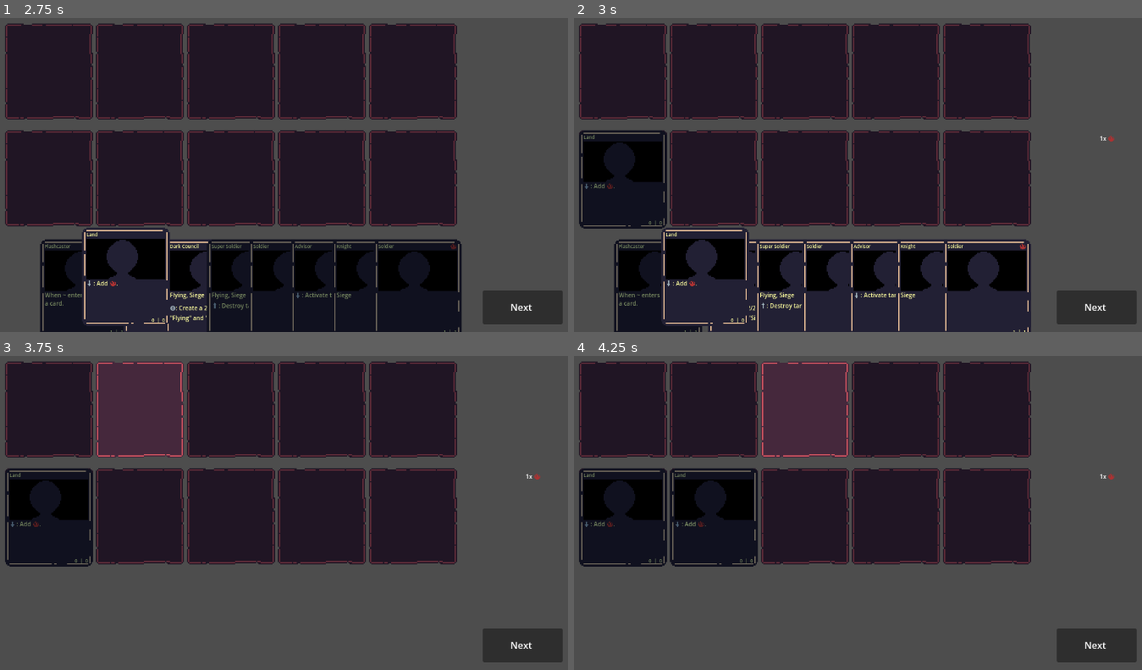
Above: before the commit, frames 1-4 (two rows, left to right).
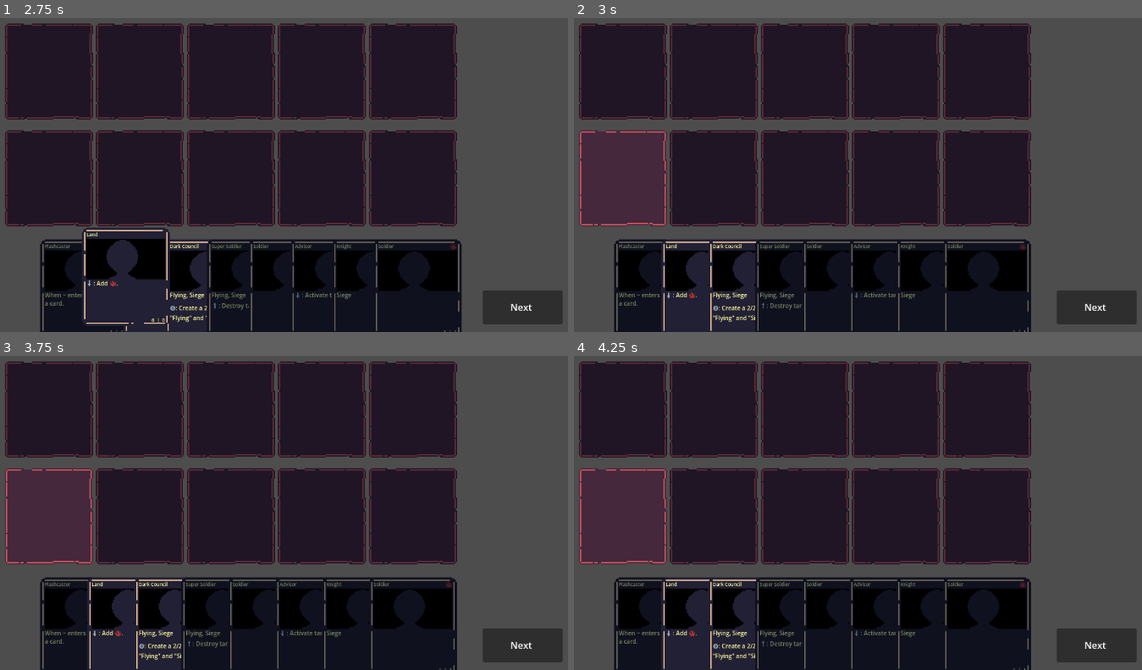
Above: after the commit, the same moments.

Repository: SvenDH/grammar-card-game
Game: Godot game, scene res://world.tscn
Same seed, same stepped clock (60 frames per second), same inputs: the game is played once before the commit and once after it.
Inputs (mouse positions are in pixels of both pictures, inside the frame that each line leads up to):
- Up to frame 1 (2.75 s): click "Next" at 0.5 s; click "Next" at 1.25 s; click "Next" at 2 s
- Up to frame 2 (3 s): tap Enter (ui_accept) at 2.75 s; move the mouse to (625, 178) at 2.77 s; hold Enter (ui_accept) from 2.78 s (still down); click (625, 178) at 2.92 s
- Up to frame 3 (3.75 s): move the mouse to (56, 475) at 3.52 s; release Enter (ui_accept) at 3.53 s; tap Enter (ui_accept) at 3.6 s; click (56, 475) at 3.67 s
- Up to frame 4 (4.25 s): tap Enter (ui_accept) at 3.77, 4.07 s

Frame 1 is identical in both runs. In frame 2, 8.0% of the frame differs, in the area x 0-96%, y 35-100%; in frame 3, 30%; in frame 4, 32%, in the area x 0-96%, y 1-100%.
Error before the commit: Invalid assignment of property or key 'ability' with value of type 'Resource (Card)' on a base object of type 'Control (Ability)'. (res://CardInstance.gd:132)
Error after the commit: Invalid assignment of property or key 'ability' with value of type 'Resource (Card)' on a base object of type 'Control (Ability)'. (res://CardInstance.gd:142)

Commit message:
Visible stack, power/health and damage

Diff:
--- a/project/CardBot.gd
+++ b/project/CardBot.gd
@@ -10,7 +10,7 @@
 	if current_actions == null:
 		current_actions = {}
 
-func choose(command: String, choices := []):
+func choose(command: String, choices := [], n := 1):
 	var index = current_actions.get(command, []).pop_front()
 	if index == null: index = -1
 	if command == "action":
--- a/project/CardGame.gd
+++ b/project/CardGame.gd
@@ -54,6 +54,16 @@
 		else:
 			player.turnsafterthis -= 1
 
+func get_opponents(player: CardPlayer) -> Array:
+	# TODO: use teams
+	for p in players:
+		if p != player:
+			return [p]
+	return []
+
+func get_field(player: CardPlayer, index: int):
+	return player.board.get_card(index)
+
 func do_turn(player: CardPlayer):
 	reaction = false
 	current_player = player
@@ -87,8 +97,9 @@
 				while not done:
 					var choices = player.get_playable_cards()
 					done = await player.choose("action", choices)
-			var other_ability = stack.pop()
+			var other_ability = stack.index(-1)
 			if other_ability:
+				stack.remove(other_ability)
 				await other_ability.resolve()
 
 		reaction = false
@@ -96,19 +107,27 @@
 		await new_ability.resolve()
 
 func pick(ability: Ability, obj, place = null):
-	var n = obj.targets(ability)
-	if n > 0:
-		var player: CardPlayer = priority
-		for _i in n:
+	if obj:
+		var n = obj.targets(ability)
+		if n > 0:
+			for _i in n:
+				var found = query(ability, obj, place)
+				if len(found) == 0:
+					return ability.targets
+				var choice = await priority.choose("target", found)
+				if choice == null:
+					return null
+				ability.targets.append(choice)
+			return ability.targets
+	else:
+		while true:
 			var found = query(ability, obj, place)
 			if len(found) == 0:
 				return ability.targets
-			var choice = await player.choose("target", found)
+			var choice = await priority.choose("target", found)
 			if choice == null:
 				return null
 			ability.targets.append(choice)
-		return ability.targets
-
 	return query(ability, obj, place)
 
 func query(ability: Ability, obj, place = null, n: int = -1) -> Array:
--- a/project/CardInstance.gd
+++ b/project/CardInstance.gd
@@ -13,6 +13,7 @@
 var player_owner
 var controller
 var status: Array[CardStatus] = []
+var triggers: Array[Ability] = []
 var activated: bool = true
 var attacking: bool = false
 var blocking: bool = false
@@ -20,7 +21,6 @@
 var location: ZoneMatch.ZoneEnum = ZoneMatch.ZoneEnum.deck
 var field_index: int = -1
 var highlighted := false
-var selected := false
 var can_focus := false
 var types: get = _get_types
 var power: get = _get_power, set = _set_power
@@ -32,6 +32,7 @@
 var color: get = _get_color
 
 @onready var panel = $Panel
+@onready var outline = $Outline
 @onready var picture = $Panel/Margin/Parts/Picture
 @onready var ability_text = $Panel/Margin/Parts/Scroll/Abilities
 @onready var name_label = $Panel/Margin/Parts/Header/Name
@@ -93,7 +94,24 @@
 func add_status(new_status: CardStatus):
 	# TODO: subscribe for 'until' condition check
 	status.append(new_status)
-	new_status.apply(self)
+	await new_status.apply(self)
+	await _check_dead()
+
+func attack():
+	assert(location == ZoneMatch.ZoneEnum.board and field_index != -1)
+	var opponents = game.get_opponents(controller)
+	# TODO: choose opponentn is there are multiple
+	assert(len(opponents) > 0)
+	# TODO: choose field if card has reach
+	var card = game.get_field(opponents[0], field_index)
+	if card:
+		await card.damage(power)
+	else:
+		await opponents[0].damage(power)
+
+func damage(amount: int):
+	health -= amount
+	await _check_dead()
 
 func play() -> bool:
 	# Check if playable
@@ -103,6 +121,7 @@
 		return false
 	await player.remove(self)
 	await player.place(self, ZoneMatch.ZoneEnum.board, to_index)
+	await _check_dead()
 	return true
 
 func cast() -> bool:
@@ -116,16 +135,7 @@
 
 	await player.remove(self)
 	location = ZoneMatch.ZoneEnum.stack
-
-	var ctx = {
-		'game': game,
-		'self': self,
-		'controller': player,
-		'ability': card,
-		'targets': []
-	}
 	var ability = Ability.new()
-	ability.ctx = ctx
 	ability.game = game
 	ability.source = self
 	ability.controller = player
@@ -138,37 +148,26 @@
 
 func resolve(ability: Ability, player: CardPlayer, _card: CardInstance, to_index: int):
 	assert(ability.source == self)
-	var ctx = {
-		'game': game,
-		'self': self,
-		'controller': player
-	}
 	await player.remove(self)
 	for a in triggered_abilities:
-		ctx.ability = a
-		ctx.targets = []
-		await a.activate(ctx)
+		triggers.append(await a.activate(player, self))
+
 	await player.place(self, ZoneMatch.ZoneEnum.board, to_index)
+	await _check_dead()
 
 func activate_ability(ability):
 	if not ability.can_activate(self):
 		return false
 
 	var player = game.priority
-	var ctx = {
-		'game': game,
-		'self': self,
-		'controller': player,
-		'ability': ability,
-		'targets': []
-	}
 	await player.pay_costs(self, ability.costs)
-	await ability.activate(ctx)
+	await ability.activate(player, self)
 
 func reset():
 	power = card.power
 	health = card.health
 	status = []
+	triggers = []
 	activated = true
 	attacking = false
 	blocking = false
@@ -291,25 +290,38 @@
 	return colors
 
 func _input(event):
-	if highlighted and selected and event.is_action_pressed("ui_accept"):
+	if highlighted and has_focus() and event.is_action_pressed("ui_accept"):
 		click.emit()
 
+func select():
+	outline.show()
+
+func deselect():
+	outline.hide()
+
+func _check_dead():
+	if location == ZoneMatch.ZoneEnum.board and health <= 0:
+		await controller.remove(self)
+		await player_owner.place(self, ZoneMatch.ZoneEnum.pile)
+		await on_destroy()
+
 func _on_focus_entered():
-	selected = true
 	z_index = 1
 	var container = get_parent()
 	if container.can_focus:
 		if container is VBoxContainer:
 			panel.position.x = 20
+			outline.position.x = 20
 		elif container is HBoxContainer:
 			panel.position.y = -20
+			outline.position.y = -20
 
 func _on_focus_exited():
-	selected = false
 	z_index = 0
 	var container = get_parent()
 	if container.can_focus:
 		panel.position = Vector2.ZERO
+		outline.position = Vector2.ZERO
 
 func _on_panel_mouse_entered():
 	grab_focus()
--- a/project/CardInstance.tscn
+++ b/project/CardInstance.tscn
@@ -1,9 +1,24 @@
-[gd_scene load_steps=5 format=3 uid="uid://cnakiw5fb25w4"]
+[gd_scene load_steps=7 format=3 uid="uid://cnakiw5fb25w4"]
 
 [ext_resource type="Script" path="res://CardInstance.gd" id="1_oy88a"]
 [ext_resource type="Theme" uid="uid://b21veaaftvef5" path="res://cardstyle.tres" id="2_4bgkv"]
 [ext_resource type="Script" path="res://CardText.gd" id="3_2h7og"]
 [ext_resource type="Texture2D" uid="uid://dpqbawr5d5r0u" path="res://textures/avatar.png" id="4_4pevt"]
+
+[sub_resource type="StyleBoxFlat" id="StyleBoxFlat_iw4ul"]
+bg_color = Color(0.894118, 0.207843, 0.278431, 1)
+border_width_left = 2
+border_width_top = 2
+border_width_right = 2
+border_width_bottom = 2
+border_color = Color(0.8, 0.258824, 0.294118, 1)
+corner_radius_top_left = 10
+corner_radius_top_right = 10
+corner_radius_bottom_right = 10
+corner_radius_bottom_left = 10
+
+[sub_resource type="Theme" id="Theme_t4tpt"]
+PanelContainer/styles/panel = SubResource("StyleBoxFlat_iw4ul")
 
 [node name="CardInstance" type="Control"]
 custom_minimum_size = Vector2(150, 164)
@@ -14,6 +29,15 @@
 focus_mode = 2
 mouse_filter = 1
 script = ExtResource("1_oy88a")
+
+[node name="Outline" type="PanelContainer" parent="."]
+visible = false
+layout_mode = 0
+offset_left = -1.0
+offset_top = -1.0
+offset_right = 151.0
+offset_bottom = 169.0
+theme = SubResource("Theme_t4tpt")
 
 [node name="Panel" type="PanelContainer" parent="."]
 texture_filter = 1
--- a/project/CardPile.gd
+++ b/project/CardPile.gd
@@ -30,6 +30,11 @@
 	add_child(card)
 	move_child(card, index)
 	_add_card(card)
+
+func index(i: int):
+	if i >= get_child_count():
+		return null
+	return get_child(i)
 
 func pop():
 	var num = get_child_count()
--- a/project/CardPlayer.gd
+++ b/project/CardPlayer.gd
@@ -54,11 +54,11 @@
 			board_cards.append(card)
 	return castable_cards + board_cards
 
-func choose(command: String, choices := []):
+func choose(command: String, choices := [], n := 1):
 	if command == "action":
 		return true
 	# Overwrite with something smarter/ controlled by the player
-	return choices[len(choices)-1]
+	return choices.slice(len(choices)-n-1, len(choices)-1)
 
 func pick_free_field(card) -> int:
 	var fields = board.free_fields(card)
--- a/project/CardPlayer.tscn
+++ b/project/CardPlayer.tscn
@@ -61,6 +61,28 @@
 grow_horizontal = 2
 grow_vertical = 2
 text = "Next"
+
+[node name="SubmitButton" type="Button" parent="."]
+visible = false
+layout_mode = 0
+offset_left = 1004.0
+offset_top = 577.0
+offset_right = 1140.0
+offset_bottom = 635.0
+focus_neighbor_left = NodePath("../Control2/Hand")
+
+[node name="Label" type="Label" parent="SubmitButton"]
+layout_mode = 1
+anchors_preset = 15
+anchor_right = 1.0
+anchor_bottom = 1.0
+offset_left = 47.0
+offset_top = 17.0
+offset_right = -49.0
+offset_bottom = -15.0
+grow_horizontal = 2
+grow_vertical = 2
+text = "Submit"
 
 [node name="Control" type="Control" parent="."]
 anchors_preset = 0
@@ -136,6 +158,7 @@
 theme_override_constants/separation = 2
 
 [connection signal="pressed" from="PassButton" to="." method="_on_pass_button_pressed"]
+[connection signal="pressed" from="SubmitButton" to="." method="_on_submit_button_pressed"]
 [connection signal="click" from="Control/Board" to="." method="_on_board_click"]
 [connection signal="click" from="Control2/Hand" to="." method="_on_hand_click"]
 [connection signal="click" from="Control4/AbilityMenu" to="." method="_on_ability_menu_click"]
--- a/project/HumanPlayer.gd
+++ b/project/HumanPlayer.gd
@@ -3,12 +3,14 @@
 signal action_done(param)
 
 @onready var pass_button := $PassButton
+@onready var submit_button := $SubmitButton
 @onready var essence_pool := $Control3/EssencePool
 @onready var ability_menu := $Control4/AbilityMenu
 
-func choose(command: String, choices := []):
+func choose(command: String, choices := [], n := 1):
 	get_viewport().set_input_as_handled()
 	pass_button.hide()
+	submit_button.hide()
 	ability_menu.hide()
 	print(command)
 	if command == "action":
@@ -58,11 +60,29 @@
 
 	elif command == "discard":
 		board.reset()
-		hand.highlight(choices)
 		hand.show()
-		pass_button.hide()
-		var card = await action_done
-		return card
+		var selected := []
+		print(n)
+		while true:
+			if len(selected) == n:
+				submit_button.show()
+				hand.highlight(selected)
+				var card = await action_done
+				if card is String and card == "submit":
+					print(card)
+					return selected
+				selected.erase(card)
+				card.deselect()
+			else:
+				submit_button.hide()
+				hand.highlight(choices)
+				var card = await action_done
+				if card in selected:
+					selected.erase(card)
+					card.deselect()
+				else:
+					selected.append(card)
+					card.select()
 
 	elif command == "field":
 		hand.hide()
@@ -120,6 +140,9 @@
 func _on_pass_button_pressed():
 	action_done.emit("pass")
 
+func _on_submit_button_pressed():
+	action_done.emit("submit")
+
 func _on_hand_click(card: CardInstance):
 	action_done.emit(card)
 
--- /dev/null
+++ b/project/effects/DealsAbility.gd
@@ -0,0 +1,22 @@
+extends BaseEffect
+
+@export var amount: int
+@export var recipients: Array
+@export var spread: bool
+
+func activate(ability: Ability):
+	var results = []
+	for recipient in recipients:
+		var res
+		if recipient == Match.Reference.anytarget:
+			res = await ability.game.pick(ability, null, ZoneMatch.ZoneEnum.board)
+		else:
+			res = await ability.game.pick(ability, recipient, ZoneMatch.ZoneEnum.board)
+		if res == null:
+			return null
+		for d in res:
+			results.append([d, getnumber(amount, ability)])
+	return results
+
+func resolve(_ability: Ability, obj, amount: int):
+	obj.damage(amount)
--- a/project/effects/DiscardEffect.gd
+++ b/project/effects/DiscardEffect.gd
@@ -10,21 +10,20 @@
 	return objects.has_target()
 
 func activate(ability: Ability):
-	return [[getnumber(number, ability), objects]]
+	return [[getnumber(number, ability)]]
 
-func resolve(ability: Ability, player: CardPlayer, n: int = 1, query_match = null):
+func resolve(ability: Ability, player: CardPlayer, n: int = 1):
 	await player.game.trigger(player.game.discarded, [player, n])
-	for _i in n:
-		if not player.hand.cards():
-			return
+	if not player.hand.cards():
+		return
 
-		var choices
-		if query_match:
-			choices = player.query(ability, query_match, ZoneMatch.ZoneEnum.hand)
-		else:
-			choices = player.hand.cards()
-		if choices:
-			var card = await player.choose("discard", choices)
+	var choices
+	if objects:
+		choices = player.query(ability, objects, ZoneMatch.ZoneEnum.hand)
+	else:
+		choices = player.hand.cards()
+	if choices:
+		for card in await player.choose("discard", choices, n):
 			await player.remove(card)
 			await player.place(card, ZoneMatch.ZoneEnum.pile)
 			await card.on_discard()
--- a/project/ir/ActivatedAbility.gd
+++ b/project/ir/ActivatedAbility.gd
@@ -9,8 +9,8 @@
 		return false
 	return effect.is_essence_ability()
 
-func targets(ctx: Dictionary) -> int:
-	return effect.targets(ctx)
+func targets(ability: Ability) -> int:
+	return effect.targets(ability)
 
 func has_target() -> bool:
 	return effect.has_target()
@@ -23,11 +23,11 @@
 	var controller = card.controller
 	return controller.can_pay(card, costs)
 
-func activate(ctx: Dictionary):
+func activate(player, card):
 	var ability = Ability.new()
-	ability.ctx = ctx
-	ability.game = ctx.game
-	ability.source = ctx.self
-	ability.controller = ctx.controller
-	ability.ability = ctx.ability
+	ability.game = player.game
+	ability.source = card
+	ability.controller = player
+	ability.ability = self
 	await effect.activate(ability)
+	return ability
--- a/project/ir/Card.gd
+++ b/project/ir/Card.gd
@@ -27,7 +27,7 @@
 	if type and type not in other.card.types:
 		return false
 
-	if ref == Reference.selfref and ability.ctx.self != other:
+	if ref == Reference.selfref and ability.source != other:
 		return false
 	elif ref in [Reference.it, Reference.this, Reference.that]:
 		if ability.ctx.this != other:
@@ -51,7 +51,7 @@
 			# TODO: add choose action
 			return false
 	elif ref == Reference.target:
-		if other in ability.ctx.targets:
+		if other in ability.targets:
 			# TODO: add test for "another"
 			return false
 	elif ref in Countables and other in ability.ctx.selected:
--- a/project/ir/Object.gd
+++ b/project/ir/Object.gd
@@ -19,6 +19,6 @@
 
 func match_query(ability: Ability, other) -> bool:
 	for o in objects:
-		if not o.match_query(ability, other):
-			return false
-	return true
+		if o.match_query(ability, other):
+			return true
+	return false
--- a/project/ir/Player.gd
+++ b/project/ir/Player.gd
@@ -30,9 +30,9 @@
 func match_query(ability: Ability, other) -> bool:
 	if not other is CardPlayer:
 		return false
-	elif player == PlayerEnum.you and ability.ctx.controller != other:
+	elif player == PlayerEnum.you and ability.controller != other:
 		return false
-	elif player == PlayerEnum.opponent and ability.ctx.controller == other:
+	elif player == PlayerEnum.opponent and ability.controller == other:
 		return false
 	# TODO: add owner and controller checks
 	elif player == PlayerEnum.attacking:
--- a/project/ir/TriggeredAbility.gd
+++ b/project/ir/TriggeredAbility.gd
@@ -4,15 +4,13 @@
 @export var trigger: Trigger
 @export var effect: Effect
 
-func activate(ctx: Dictionary):
-	var game: CardGame = ctx.game
-	var controller = game.priority
+func activate(player, card):
+	var game: CardGame = player.game
 	var ability = Ability.new()
-	ability.ctx = ctx
-	ability.game = ctx.game
-	ability.source = ctx.self
-	ability.controller = ctx.controller
-	ability.ability = ctx.ability
+	ability.game = game
+	ability.source = card
+	ability.controller = player
+	ability.ability = self
 
 	if trigger.trigger == Trigger.TriggerEnum.whenplay:
 		game.played.connect(on_play.bind(ability))
@@ -35,6 +33,8 @@
 				game.left.connect(on_left.bind(ability))
 			elif objcond.phrase == ObjectCondition.ObjectPhraseEnum.dies:
 				game.destroyed.connect(on_died.bind(ability))
+
+	return ability
 
 func on_entered(card: CardInstance, ability: Ability):
 	if card in ability.game.query(ability, trigger.condition.subject):
--- a/project/ir/Zone.gd
+++ b/project/ir/Zone.gd
@@ -14,7 +14,7 @@
 enum PlaceEnum {
 	none,
 	top,
-	bottom,
+	bottom
 }
 
 @export var zones: Array[ZoneEnum] = []
